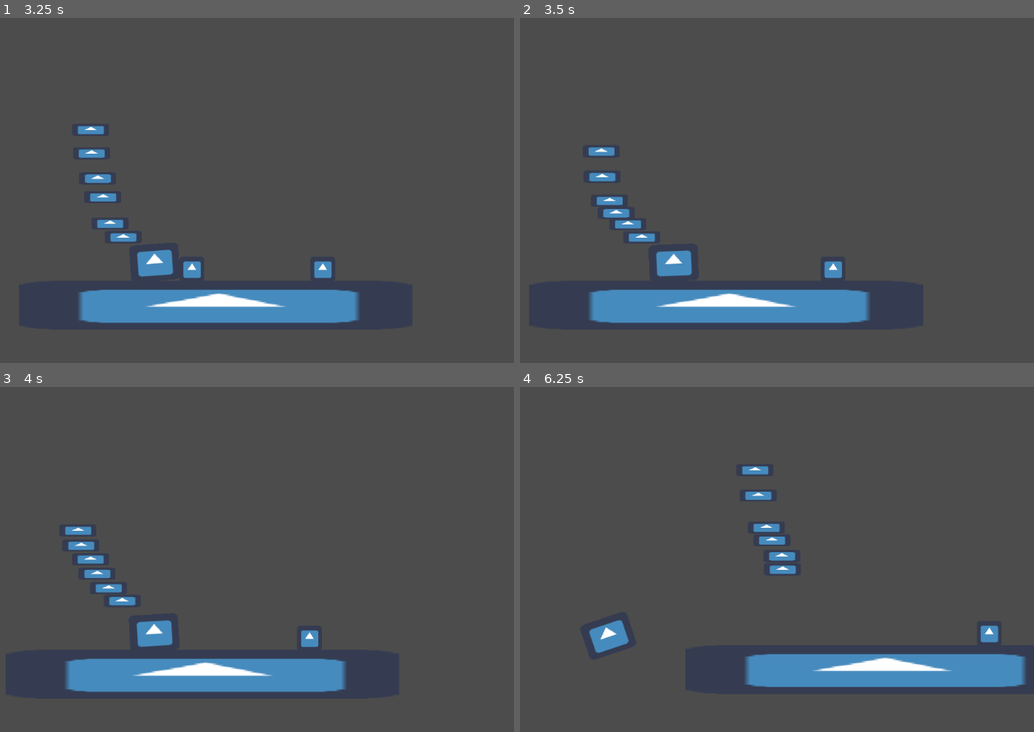
Above: before the commit, frames 1-4 (two rows, left to right).
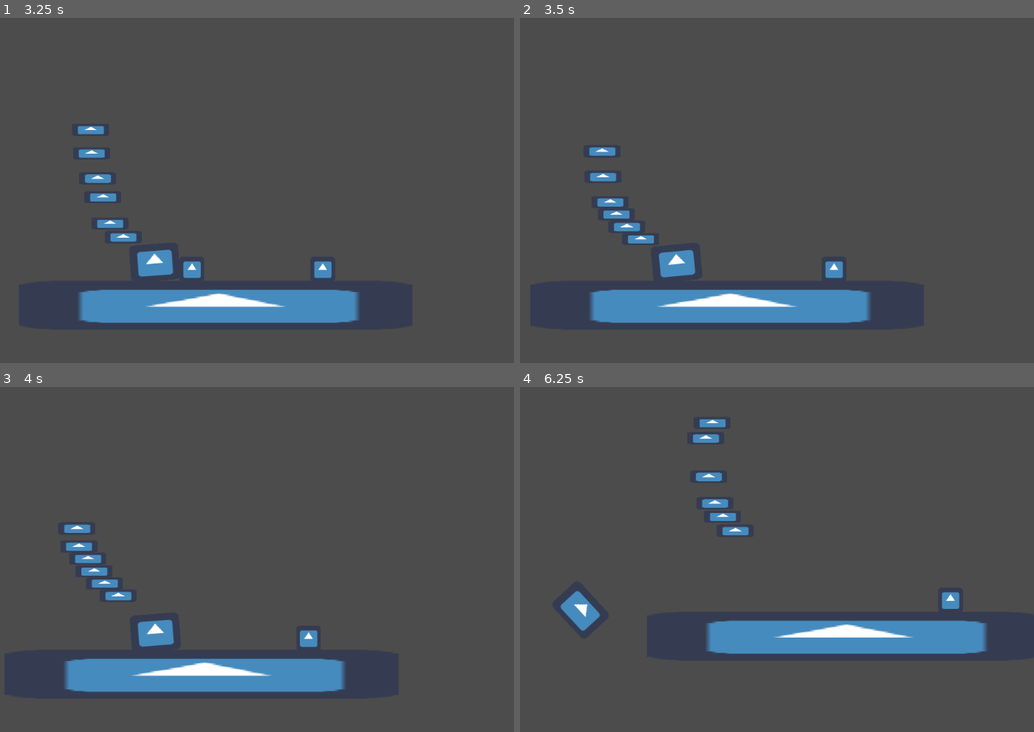
Above: after the commit, the same moments.

Repository: MauveMagician/Amazing-calzone-delivery-mobile-cat
Game: Godot game, scene res://Scene/TestStage.tscn
The game is run twice, just before and just after one commit, with the same random seed, the same clock (stepped at 60 frames per second) and the same inputs. The engine's default icon, where the game draws it, is replaced by a stand-in: a white triangle on a blue panel in a dark square.
Inputs:
- Up to frame 1 (3.25 s): tap Enter (ui_accept) at 0.5, 0.77, 1.52, 3.02 s; hold Right (ui_right) 0.53-1.28 s; hold Left (ui_left) 1.28-2.03 s; hold Right (ui_right) from 2.03 s (still down)
- Up to frame 2 (3.5 s): keep holding Right (ui_right)
- Up to frame 3 (4 s): release Right (ui_right) at 3.53 s; hold Left (ui_left) from 3.53 s (still down); tap Enter (ui_accept) at 3.77 s
- Up to frame 4 (6.25 s): tap Enter (ui_accept) at 4.52, 6.02 s; release Left (ui_left) at 5.78 s; hold Right (ui_right) from 5.78 s (still down)

Frame 1 is identical in both runs. In frame 2, 0.7% of the frame differs, in the area x 13-63%, y 37-84%; in frame 3, 0.9%; in frame 4, 13%, in the area x 7-99%, y 9-87%.

Commit message:
Change fire behavior to randomize impact

Diff:
--- a/Scene/PlayerCharacter.gd
+++ b/Scene/PlayerCharacter.gd
@@ -3,6 +3,7 @@
 var thrust = Vector2()
 var jump = Vector2()
 onready var ray = get_node("RayCast2D")
+var new_seed = [0,42]
 
 func get_input():
 	if Input.is_action_pressed("ui_left"):
@@ -17,7 +18,8 @@
 		jump = Vector2(0,0)
 
 func burn():
-	self.angular_velocity = 5
+	self.new_seed = rand_seed(new_seed[1])
+	self.angular_velocity = (self.new_seed[0] % 5) + 1
 
 func _ready():
 	pass
--- a/Scene/PlayerCharacter.tscn
+++ b/Scene/PlayerCharacter.tscn
@@ -8,7 +8,7 @@
 custom_solver_bias = 0.0
 extents = Vector2( 64, 44.3077 )
 
-[node name="PlayerCharacter" type="RigidBody2D"]
+[node name="PlayerCharacter" type="RigidBody2D" index="0"]
 
 position = Vector2( 184, 456 )
 input_pickable = false
@@ -80,3 +80,10 @@
 editor_draw_limits = true
 editor_draw_drag_margin = true
 _sections_unfolded = [ "Drag Margin", "Editor", "Transform" ]
+
+[node name="Timer" type="Timer" parent="." index="4"]
+
+process_mode = 1
+wait_time = 0.5
+one_shot = false
+autostart = true
--- a/Scene/TestStage.tscn
+++ b/Scene/TestStage.tscn
@@ -15,7 +15,7 @@
 custom_solver_bias = 0.0
 extents = Vector2( 32, 32 )
 
-[node name="TestStage" type="Node" index="0"]
+[node name="TestStage" type="Node"]
 
 [node name="Calzone6" parent="." index="0" instance=ExtResource( 1 )]
 
Not shown: 3 places in Scene/TestStage.tscn that only renumber resources
